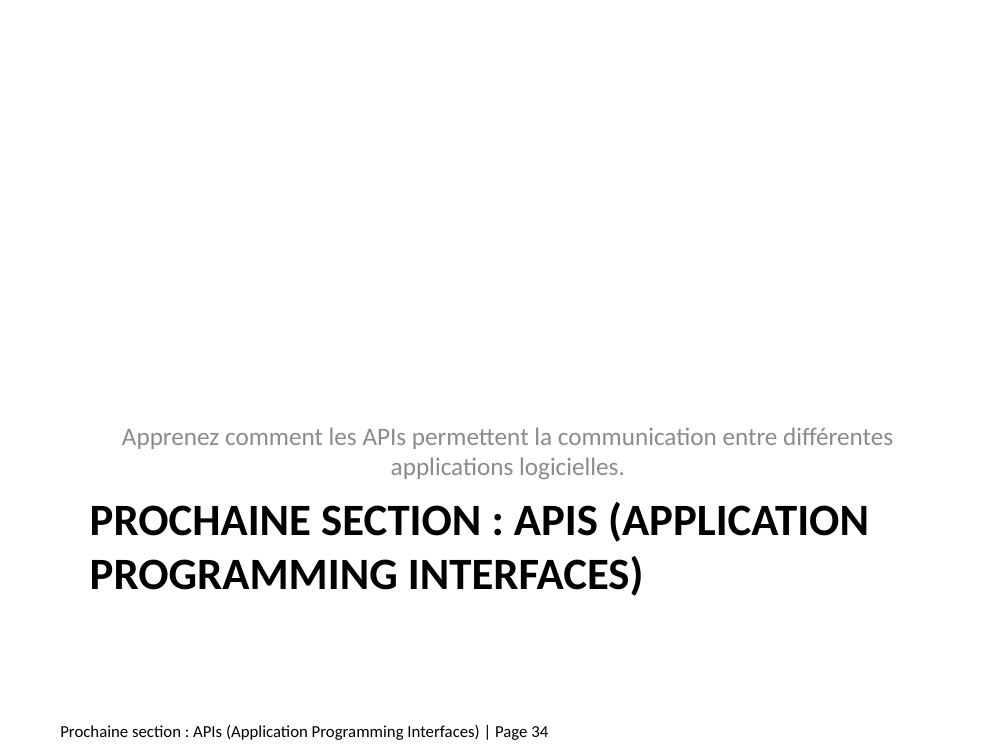
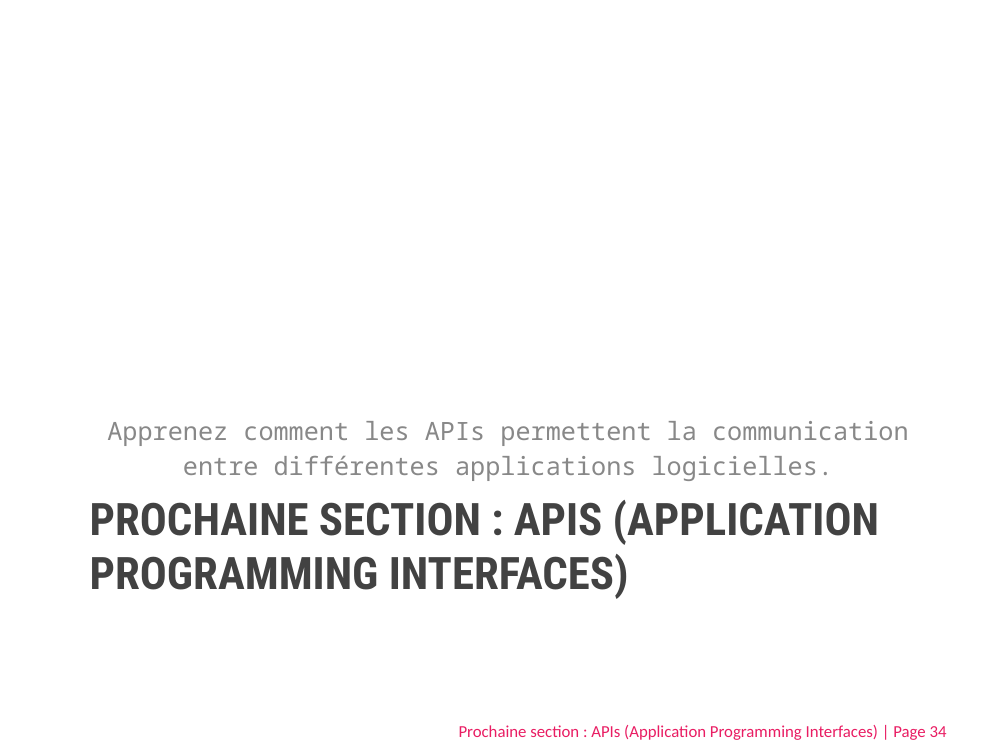
Before and after one commit to Lbelus/CRM_OSINT_COURSE, a slide deck: slide 34 of SWE_essentials/SWE_essentials_fr.pptx. Drawn at 1008x756 pixels with LibreOffice and Linux fonts; fonts in the diff are those of the drawing. Boxes give left, top, right and bottom in pixels: in the first picture for what was removed or moved away, otherwise in the second. Text is boxed around its words. In the diff, an @@ line names an element or a change of style, - is before the commit and + after.

```diff
--- a/SWE_essentials/SWE_essentials_fr.pptx
+++ b/SWE_essentials/SWE_essentials_fr.pptx
@@ text "Apprenez comment les APIs permettent ..." at (107, 421, 909, 481): font Calibri to Noto Sans Mono, text colour #8C8C8C to #888888; line spacing 1 to 1.15; more space between paragraphs @@
@@ title "PROCHAINE SECTION : APIS (APPLICATION ..." at (90, 500, 879, 599): font Calibri to Roboto Condensed, text colour #000000 to #424242 @@
@@ text "Prochaine section : APIs (Application ..." at (459, 725, 947, 740): text colour #000000 to #E91D63 @@
```
Also in this commit, not shown: 81 other slides changed, 1 other file.
